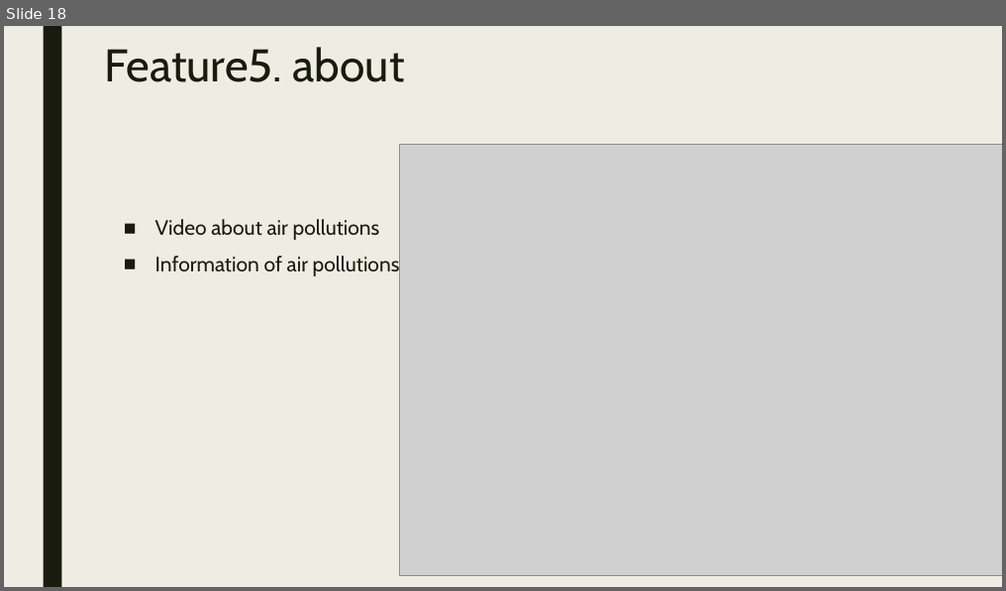
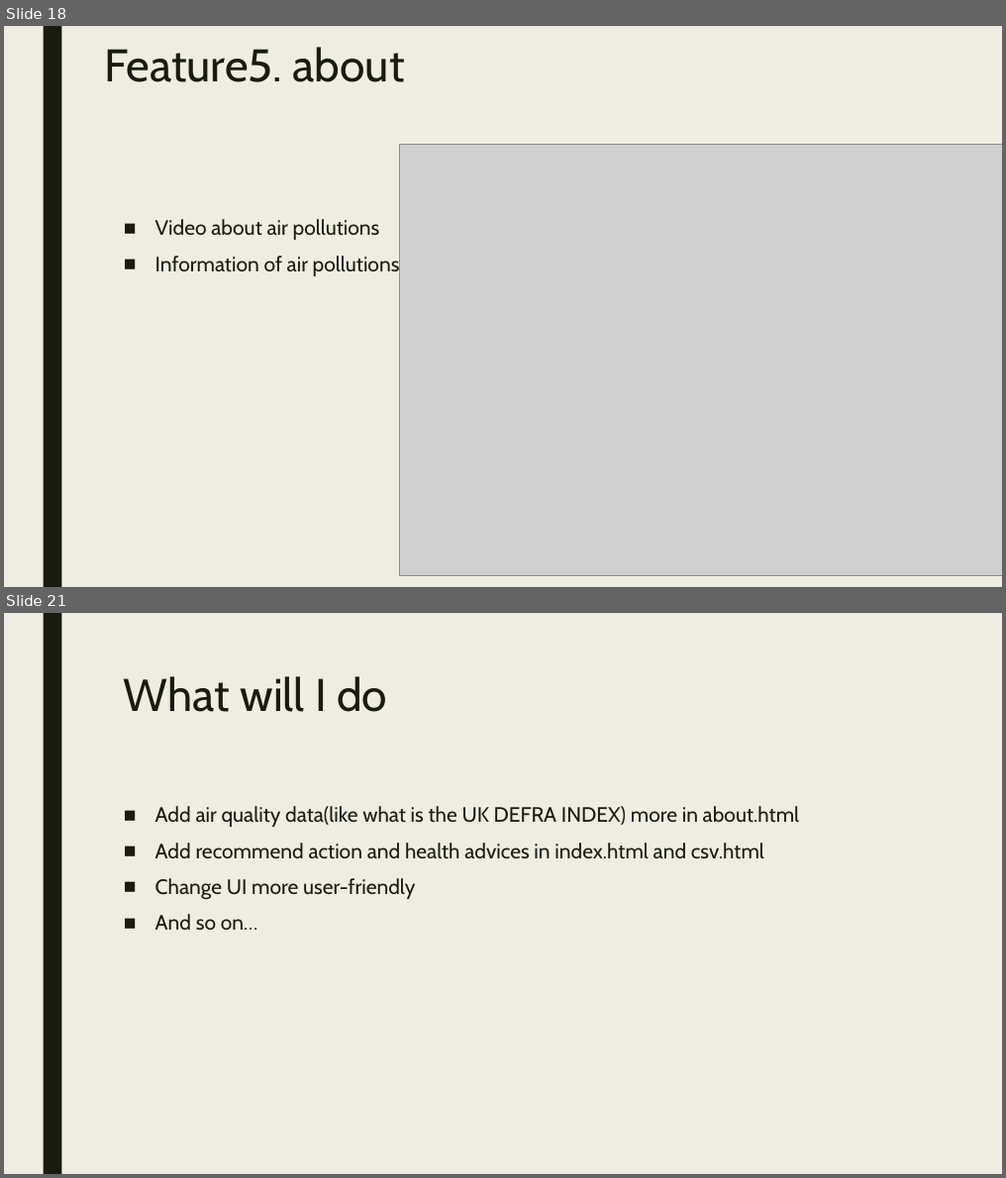
Before and after one commit to minchoCoin/air-quality-dashboard, a slide deck: presentation.pptx. Shown one above the other, each under a label of ours: slide 18 before the commit, slides 18 and 21 after it; the slides between them are not shown. The pictures are 1006x591 and 1006x1178 pixels, drawn with LibreOffice and Linux fonts; fonts in the diff are those of the drawing; grey boxes stand for pictures. Boxes give left, top, right and bottom in pixels: in the first picture for what was removed or moved away, otherwise in the second. Text is boxed around its words. In the diff, an @@ line names an element or a change of style, - is before the commit and + after.

```diff
--- a/presentation.pptx
+++ b/presentation.pptx
@@ slide 21 added at (4,613,1002,1174), background #EFEDE3; not listed: 1 template element that a slide beside it also shows @@
@@ title added at (124,676,387,712), 44 pt, text #191B0E @@
+What will I do
@@ text added at (155,806,799,930), 20 pt, text #191B0E @@
+■ Add air quality data(like what is the UK DEFRA INDEX) more in about.html
+■ Add recommend action and health advices in index.html and csv.html
+■ Change UI more user-friendly
+■ And so on…
```
Also in this commit, not shown: 1 slide changed, 3 other slides added, 1 other file.
